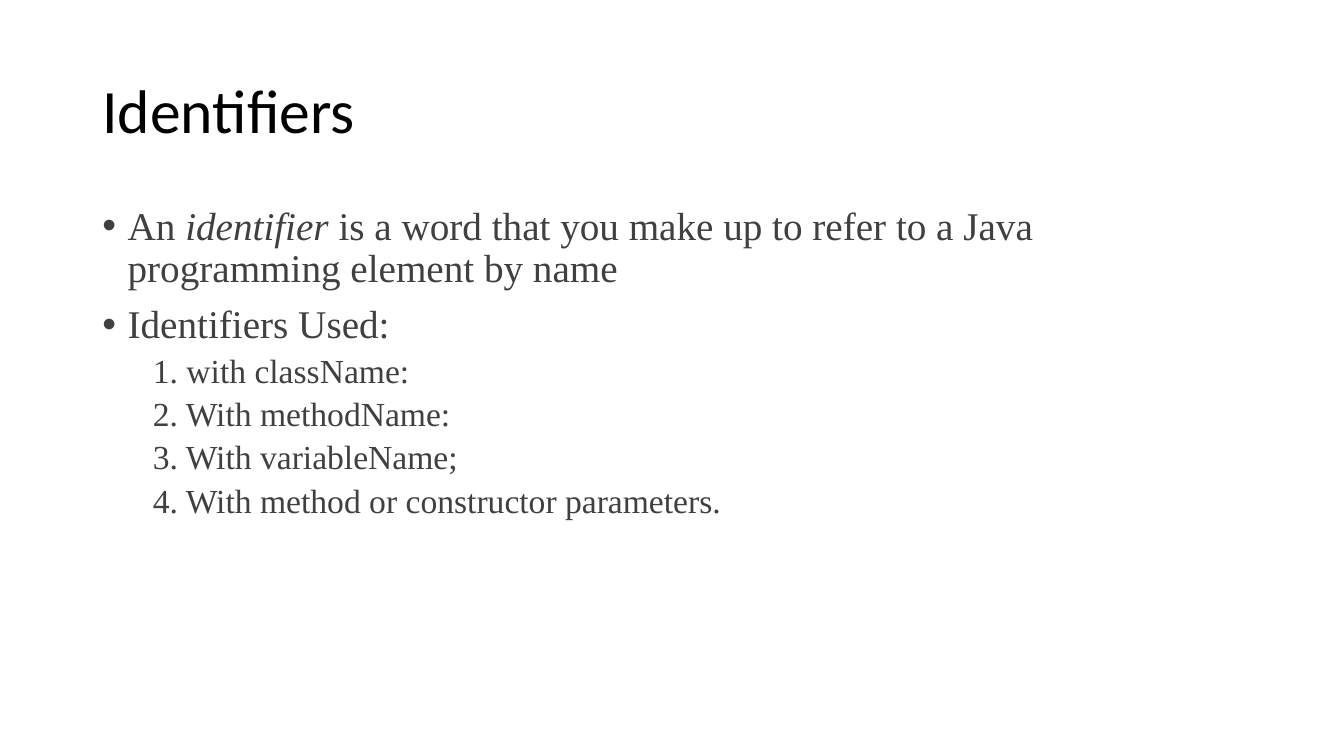
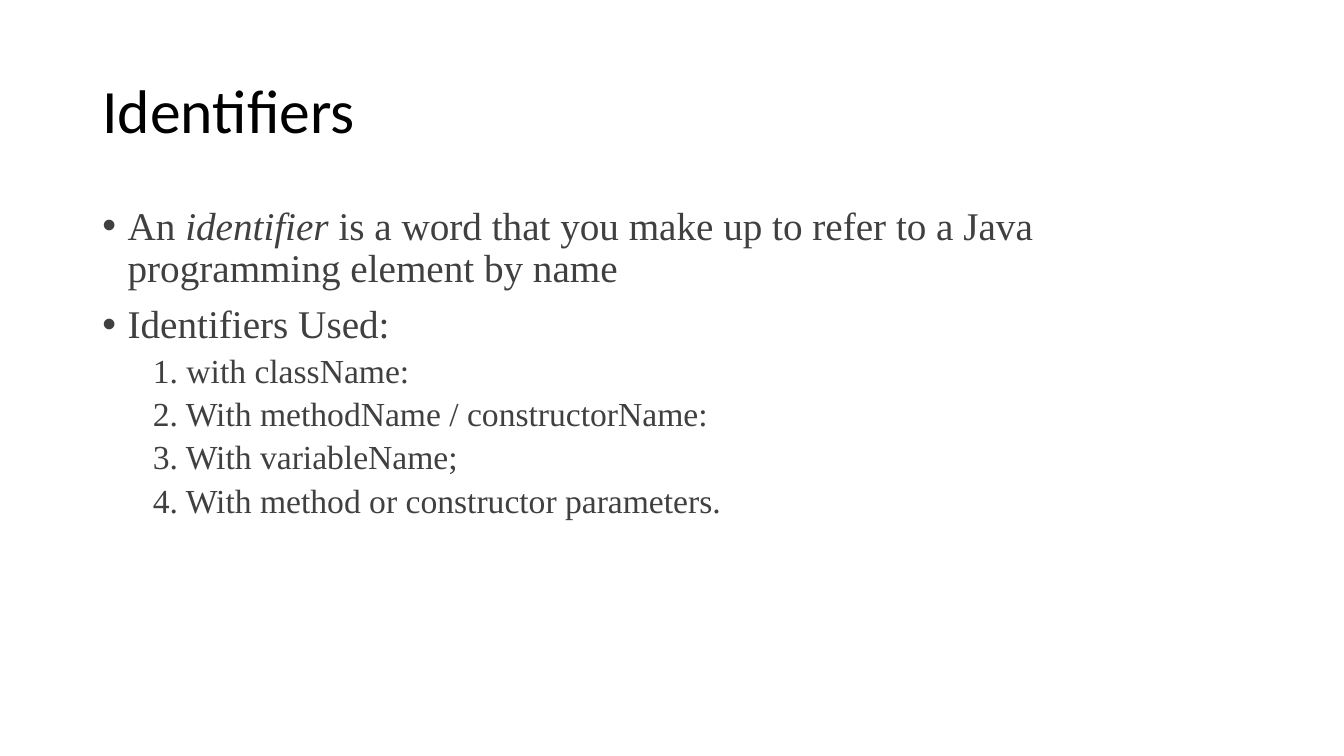
Before and after one commit to umaa-java-sept-2020/documents, a slide deck: slide 11 of statement-block-identifier.pptx (slide 10 before the commit). Drawn at 1344x756 pixels with LibreOffice and Linux fonts; fonts in the diff are those of the drawing. Boxes give left, top, right and bottom in pixels: in the first picture for what was removed or moved away, otherwise in the second. Text is boxed around its words. In the diff, an @@ line names an element or a change of style, - is before the commit and + after.

```diff
--- a/statement-block-identifier.pptx
+++ b/statement-block-identifier.pptx
@@ text at bbox=[153, 402, 708, 427]: text changed @@
-  2. With methodName:
+  2. With methodName / constructorName:
```
Also in this commit, not shown: 4 other slides changed, 2 slides added.
